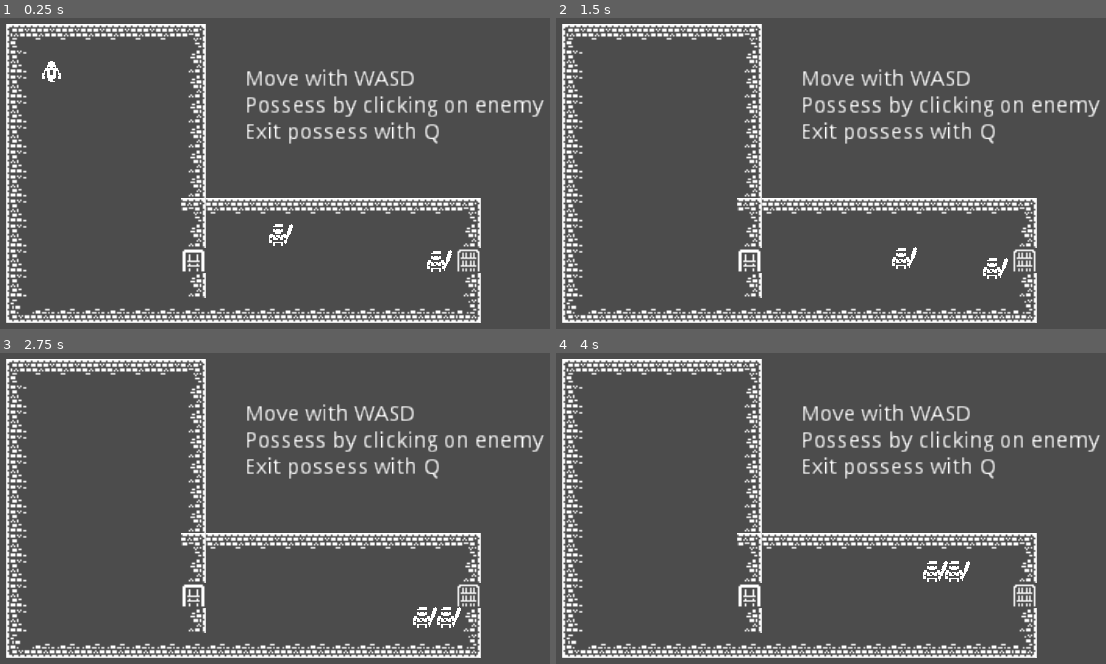
Above: before the commit, frames 1-4 (two rows, left to right).
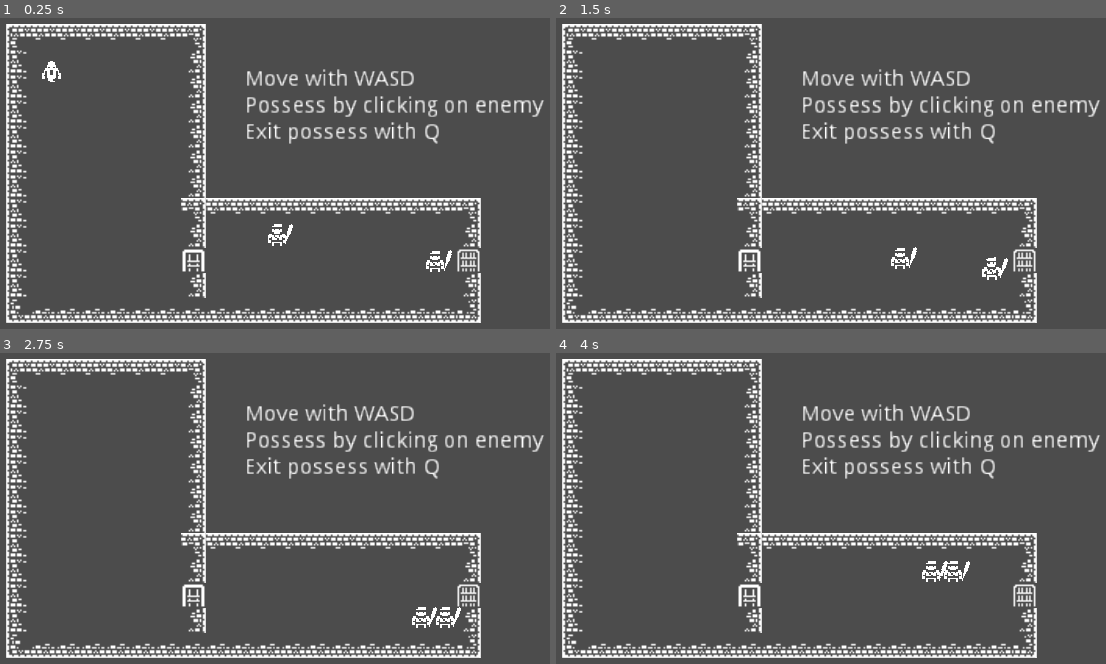
Above: after the commit, the same moments.

Repository: skarnl/miziziz-game-jam-2020
Game: Godot game, scene res://screens/splash.tscn
Two runs of this game, one before a commit and one after it. Both use one fixed random seed, a clock stepped at 60 frames per second and the inputs below.
Inputs (mouse positions are in pixels of both pictures, inside the frame that each line leads up to):
- Up to frame 1 (0.25 s): no input
- Up to frame 2 (1.5 s): tap Enter at 0.5 s; move the mouse to (831, 235) at 0.52 s; hold Right (ui_right) 0.53-1.28 s; tap E (possess) at 0.6, 1.35 s; click (831, 235) at 0.67 s; move the mouse to (990, 263) at 1.27 s; hold Down (ui_down) from 1.28 s (still down); click (990, 263) at 1.42 s
- Up to frame 3 (2.75 s): move the mouse to (outside the picture) at 2.02 s; release Down (ui_down) at 2.03 s; hold Right (ui_right) from 2.03 s (still down); tap E (possess) at 2.1 s
- Up to frame 4 (4 s): move the mouse to (897, 536) at 2.77 s; release Right (ui_right) at 2.78 s; hold Up (ui_up) 2.78-3.53 s; tap E (possess) at 2.85, 3.6 s; click (897, 536) at 2.92 s; tap Space at 3.5 s; move the mouse to (outside the picture) at 3.52 s; hold Left (ui_left) from 3.53 s (still down)

The runs differ from the first frame. In frame 1, less than 0.1% of the frame differs, in the area x 48-81%, y 66-82%; in frame 2, less than 0.1%; in frame 3, less than 0.1%; in frame 4, less than 0.1%.

Commit message:
Add some animations

Diff:
--- a/entities/enemies/human/human.gd
+++ b/entities/enemies/human/human.gd
@@ -25,6 +25,8 @@
 func set_possessed(new_value):
 	possessed = new_value
 
+	$AnimationPlayer.play('possessed')
+
 	set_process(possessed)
 
 func _process(delta):
--- a/entities/enemies/human/human.tscn
+++ b/entities/enemies/human/human.tscn
@@ -6,6 +6,21 @@
 [sub_resource type="CapsuleShape2D" id=1]
 radius = 6.5203
 height = 5.28917
+
+[sub_resource type="Animation" id=2]
+resource_name = "possessed"
+tracks/0/type = "value"
+tracks/0/path = NodePath("Sprite:rotation_degrees")
+tracks/0/interp = 1
+tracks/0/loop_wrap = true
+tracks/0/imported = false
+tracks/0/enabled = true
+tracks/0/keys = {
+"times": PoolRealArray( 0, 0.1, 0.2, 0.3, 0.4, 0.5 ),
+"transitions": PoolRealArray( 1, 1, 1, 1, 1, 1 ),
+"update": 0,
+"values": [ 0.0, -3.1, 3.1, -3.1, 3.1, 0.0 ]
+}
 
 [node name="Human" type="KinematicBody2D" groups=[
 "enemies",
@@ -20,6 +35,7 @@
 shape = SubResource( 1 )
 
 [node name="Sprite" type="Sprite" parent="."]
+position = Vector2( -0.5, 0 )
 texture = ExtResource( 1 )
 region_enabled = true
 region_rect = Rect2( 510.899, 153.318, 15.4074, 15.6708 )
@@ -33,4 +49,7 @@
 region_rect = Rect2( 544.851, 34.6967, 15.4074, 16.5926 )
 
 [node name="Timer" type="Timer" parent="."]
+
+[node name="AnimationPlayer" type="AnimationPlayer" parent="."]
+anims/possessed = SubResource( 2 )
 [connection signal="input_event" from="." to="." method="_on_Human_input_event"]
--- a/entities/ghost/Player.gd
+++ b/entities/ghost/Player.gd
@@ -22,6 +22,9 @@
 
 
 func spawn():
+	yield(get_tree().create_timer(0.3), 'timeout')
+
+	$AnimationPlayer.play('spawn')
 	Audioplayer.play('spawn')
 
 func possess_start(targetPosition):
--- a/entities/ghost/ghost.tscn
+++ b/entities/ghost/ghost.tscn
@@ -6,6 +6,21 @@
 [sub_resource type="CapsuleShape2D" id=1]
 radius = 5.99349
 height = 0.0
+
+[sub_resource type="Animation" id=2]
+resource_name = "spawn"
+tracks/0/type = "value"
+tracks/0/path = NodePath("Sprite:modulate")
+tracks/0/interp = 1
+tracks/0/loop_wrap = true
+tracks/0/imported = false
+tracks/0/enabled = true
+tracks/0/keys = {
+"times": PoolRealArray( 0, 1 ),
+"transitions": PoolRealArray( 1, 1 ),
+"update": 0,
+"values": [ Color( 1, 1, 1, 0 ), Color( 1, 1, 1, 1 ) ]
+}
 
 [node name="Ghost" type="KinematicBody2D"]
 collision_mask = 20
@@ -21,3 +36,6 @@
 [node name="CollisionShape2D" type="CollisionShape2D" parent="."]
 position = Vector2( 0, 0.638779 )
 shape = SubResource( 1 )
+
+[node name="AnimationPlayer" type="AnimationPlayer" parent="."]
+anims/spawn = SubResource( 2 )
Not shown: 1 places in entities/enemies/human/human.tscn that only renumber resources
Not shown: 1 places in entities/ghost/ghost.tscn that only renumber resources
